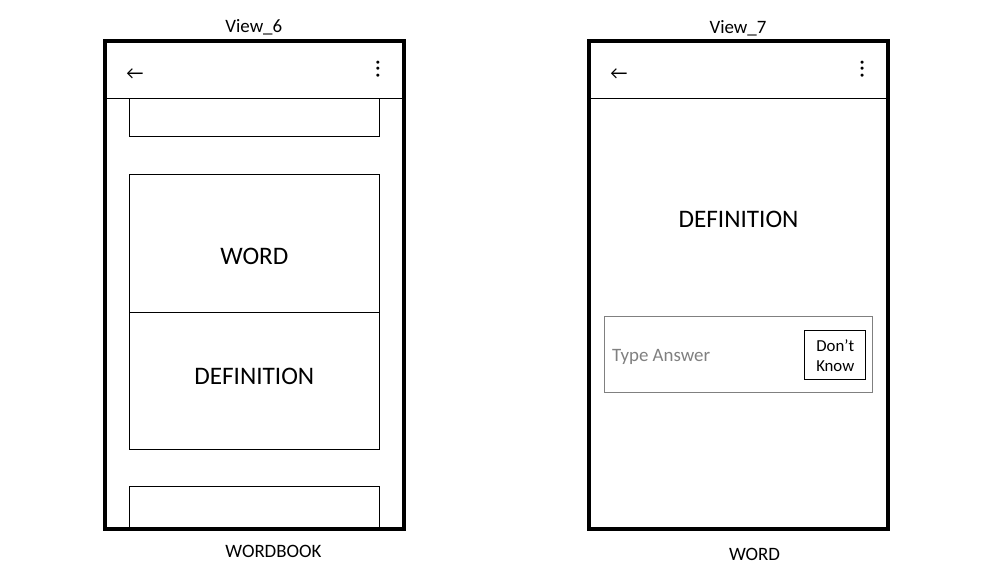
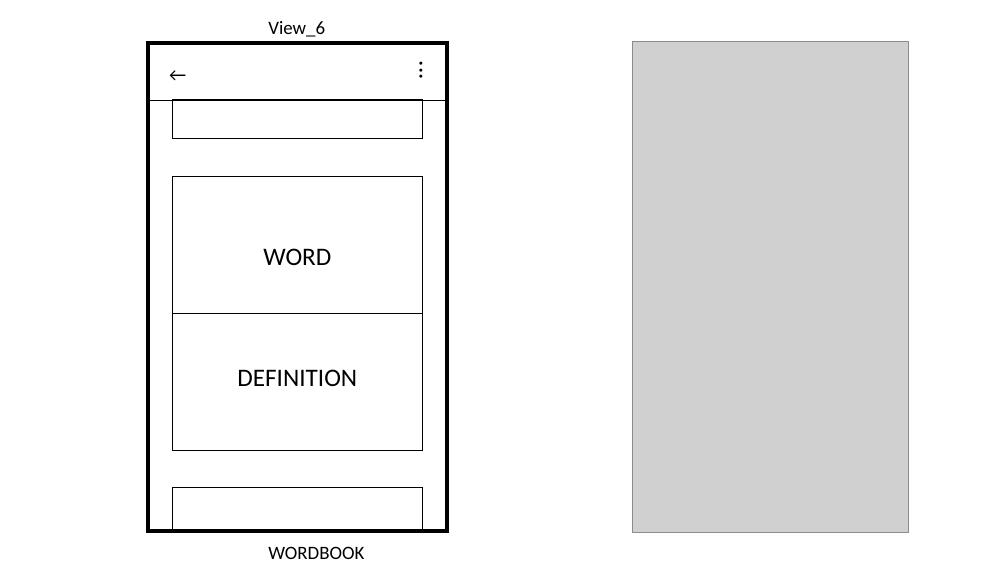
Before and after one commit to mhlee1215/IEDUFlashCard, a slide deck: slide 4 of Device Screen.pptx (slide 3 before the commit). Drawn at 1008x567 pixels with LibreOffice and Linux fonts; fonts in the diff are those of the drawing; grey boxes stand for pictures. Boxes give left, top, right and bottom in pixels: in the first picture for what was removed or moved away, otherwise in the second. Text is boxed around its words. In the diff, an @@ line names an element or a change of style, - is before the commit and + after.

```diff
--- a/Device Screen.pptx
+++ b/Device Screen.pptx
@@ text removed at box(710, 20, 767, 36) @@
-View_7
@@ frame: place and size @@
-frame at box(104, 39, 406, 531)
+frame at box(146, 41, 448, 532)
@@ frame removed at box(588, 39, 890, 531) @@
@@ text removed at box(603, 57, 642, 87) @@
-←
@@ picture added at box(633, 41, 910, 532) @@
@@ text removed at box(852, 52, 890, 93) @@
-...
@@ line moved from (104, 98) - (406, 98) to (146, 100) - (448, 100) @@
@@ line removed from (588, 98) to (890, 98) @@
@@ text removed at box(679, 210, 799, 227) @@
-DEFINITION
@@ 4 texts, 3 rectangles, 1 line: place and size @@
-4 texts, 3 rectangles, 1 line at box(119, 19, 405, 557)
+4 texts, 3 rectangles, 1 line at box(162, 21, 448, 559)
@@ rectangle removed at box(605, 317, 873, 393) @@
-Type Answer
@@ rectangle removed at box(805, 331, 866, 380) @@
-Don’t Know
@@ text removed at box(729, 547, 780, 560) @@
-WORD
```
Also in this commit, not shown: 3 other slides changed, 2 slides added.
